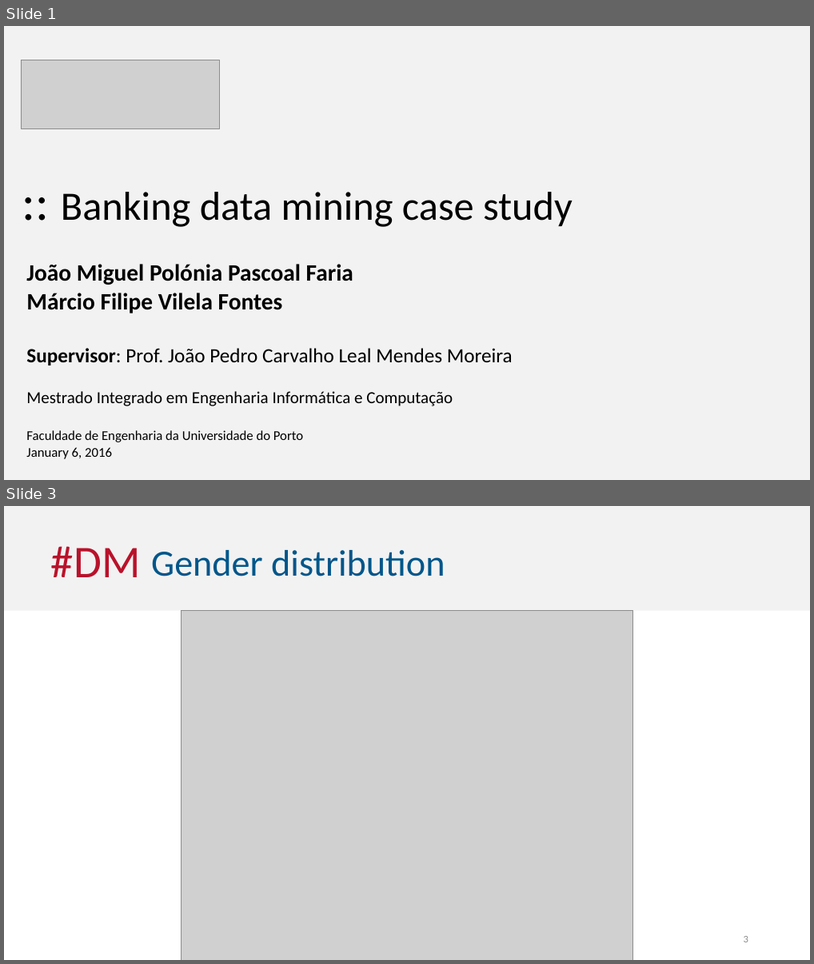
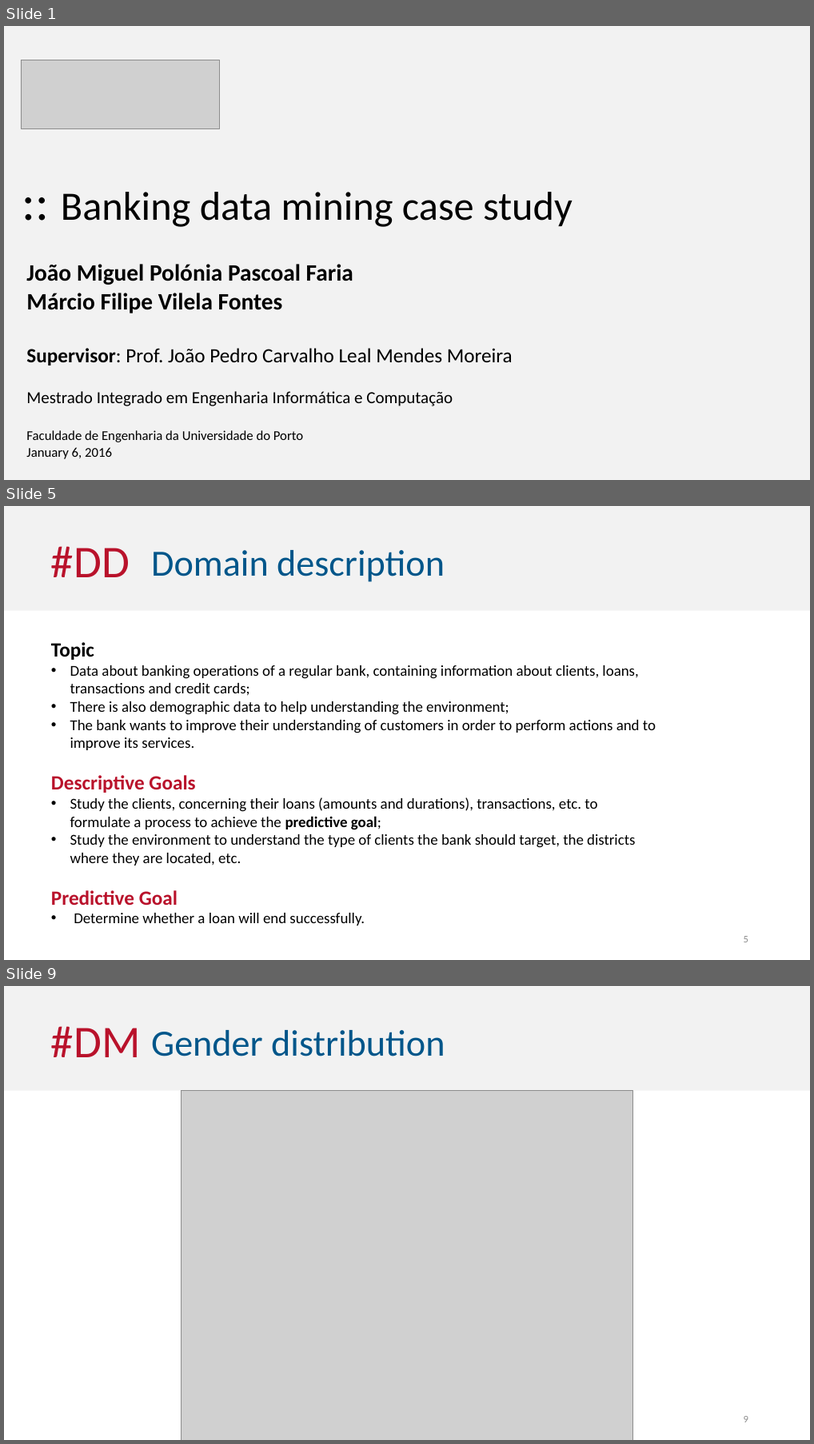
Before and after one commit to mfvfontes/2016_ECAC_G02, a slide deck: presentation/presentation.pptx. Shown one above the other, each under a label of ours: slides 1 and 3 before the commit, slides 1, 5 and 9 after it; the slides between them are not shown. The pictures are 814x964 and 814x1444 pixels, drawn with LibreOffice and Linux fonts; fonts in the diff are those of the drawing; grey boxes stand for pictures. Boxes give left, top, right and bottom in pixels: in the first picture for what was removed or moved away, otherwise in the second. Text is boxed around its words. In the diff, an @@ line names an element or a change of style, - is before the commit and + after.

Commit message:
More updates on the presentation
- Added CRISP-DM slide
- Added Domain Description slide
- Added Exploratory Data Analysis slide

```diff
--- a/presentation/presentation.pptx
+++ b/presentation/presentation.pptx
@@ slide 5 added at [4,506,810,960], background #FFFFFF @@
@@ rectangle added at [4,506,810,611], fill #F2F2F2 @@
@@ text added at [51,546,130,577], 54 pt, text #B9122B @@
+#DD
@@ text added at [151,550,445,582], 44 pt, text #00568A @@
+Domain description
@@ text added at [51,642,656,925], 18 pt, text #000000 @@
+Topic
+• Data about banking operations of a regular bank, containing information about clients, loans, transactions and credit cards;
+• There is also demographic data to help understanding the environment;
+• The bank wants to improve their understanding of customers in order to perform actions and to improve its services.
+Descriptive Goals
+• Study the clients, concerning their loans (amounts and durations), transactions, etc. to formulate a process to achieve the predictive goal;
+• Study the environment to understand the type of clients the bank should target, the districts where they are located, etc.
+Predictive Goal
+• Determine whether a loan will end successfully.
@@ page number added at [744,936,749,942], 12 pt, text #8C8C8C @@
+5
@@ what was slide 3 is now slide 9 @@
@@ page number at [744,1416,749,1422]: text changed @@
-3
+9
```
Also in this commit, not shown: 1 slide changed, 5 other slides added.
